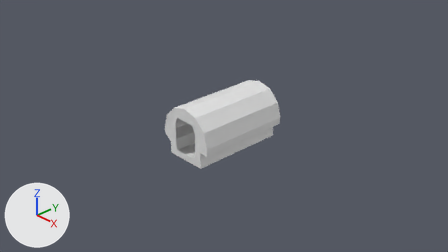
A saved change to the Blender file Models/Squad/Spaces/mk1CrewCabin.blend.
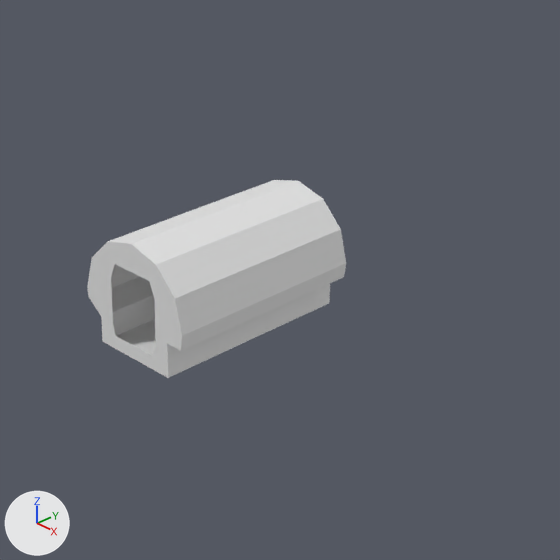
Each version is shown from the file's camera 'Camera', then close up on the part from 28% to 84% of the width and 0% to 99% of the height. The axes (+X, +Y, +Z) are drawn at lower left. The lights are the same throughout.

Names of what the first close-up shows: 'shellCollider'.
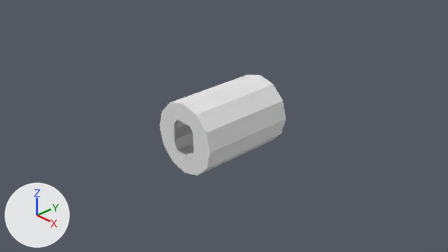
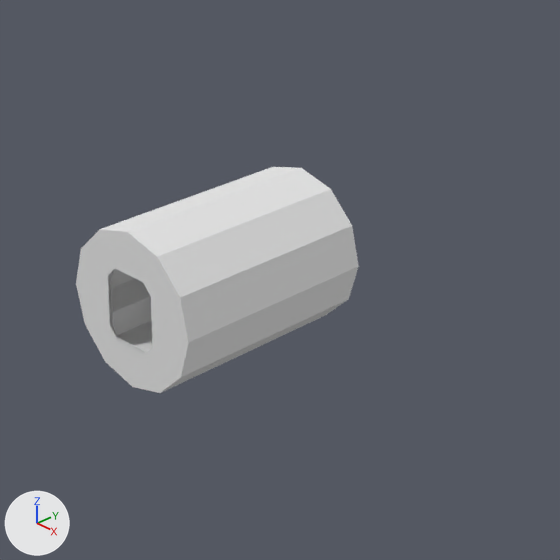
Commit message: add mk1 crew cabin depth mask

What the commit changed:
Material 'DepthMask' (mat_depthmask) is new.
Its base color is (0.8, 0.8, 0.8) (white #e7e7e7).
Mesh me_cylinder is new.
It has 40 vertices, 36 faces and spans x -0.59..0.59, y -0.83..0.83, z -0.59..0.59.
It uses material mat_depthmask (white #e7e7e7).
Object 'depthMask' (ob_depthmask) is new; it shows me_cylinder.
Its parent is ob_cabin.
Its location is (0.0, 0.0, 0.0).
Its scale is (1.13, 1.13, 1.13).

Boxes [x1, y1, x2, y2] around the edits, measured in the close-ups (560 x 560 px):
'depthMask', added
    after: [76, 167, 359, 393]
'shellCollider', unchanged, covered by the edit
    before: [87, 180, 346, 378]
    after: [108, 269, 152, 354]
